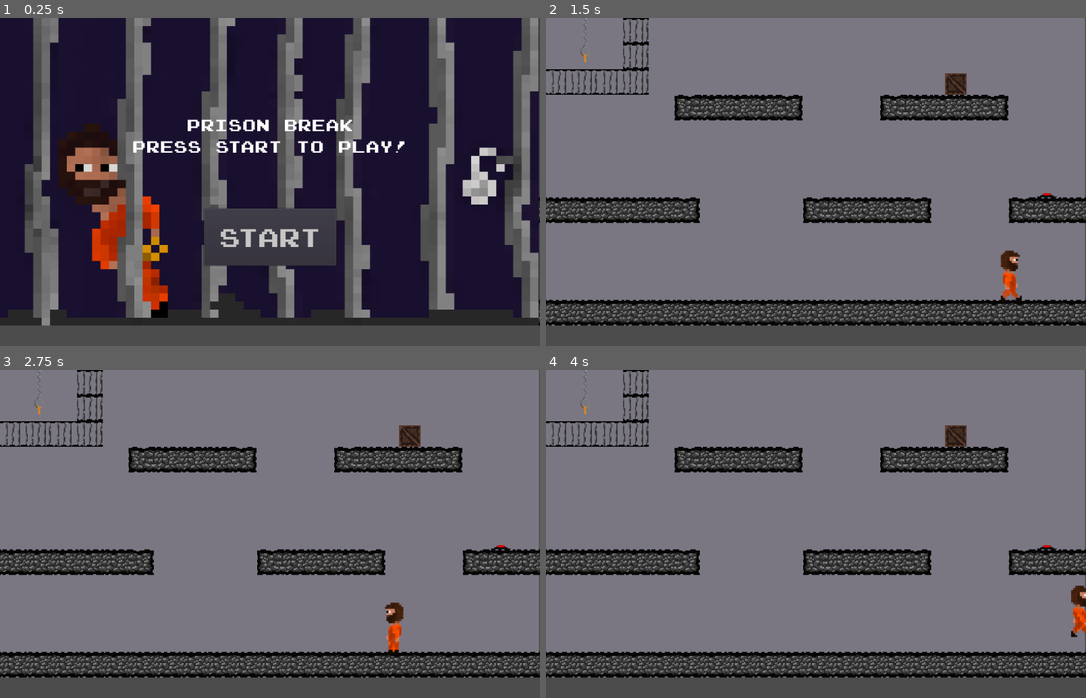
Above: before the commit, frames 1-4 (two rows, left to right).
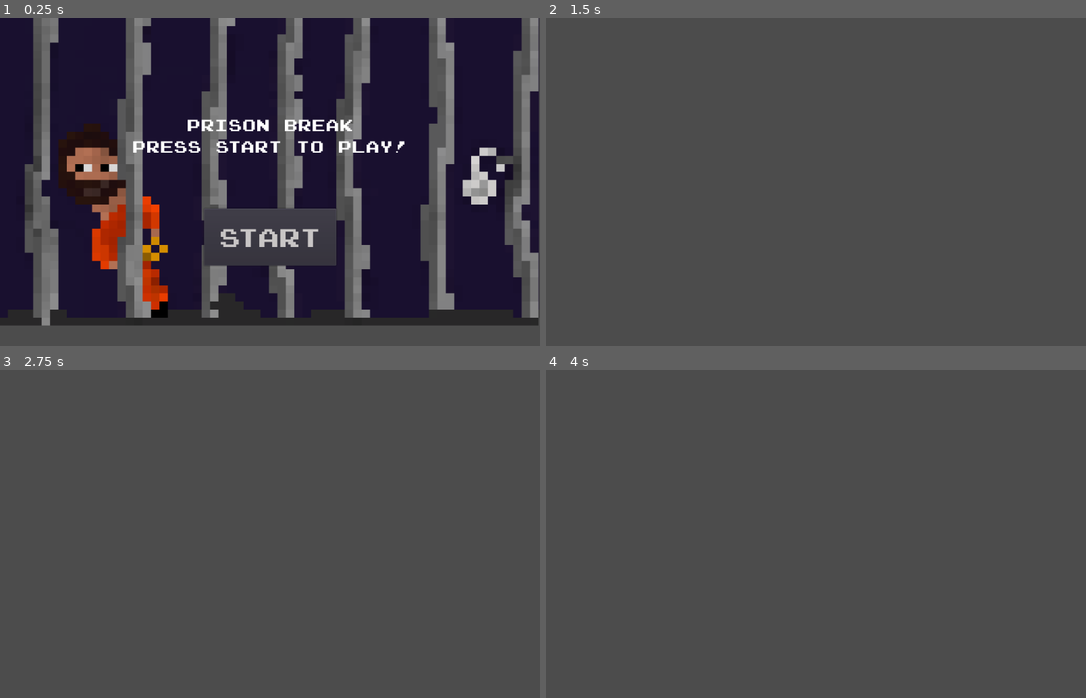
Above: after the commit, the same moments.

Repository: SanPug1/Prison-Break-Game
Game: Godot game, scene res://Everything.tscn
Two runs of this game, one before a commit and one after it. Both use one fixed random seed, a clock stepped at 60 frames per second and the inputs below. Sound files missing from this copy of the repository are replaced by a short silence.
Inputs (mouse positions are in pixels of both pictures, inside the frame that each line leads up to):
- Up to frame 1 (0.25 s): no input
- Up to frame 2 (1.5 s): click "Start" at 0.5 s; tap Enter at 1.25 s; move the mouse to (956, 83) at 1.27 s; hold Right (player_right) from 1.28 s (still down); click (956, 83) at 1.35 s
- Up to frame 3 (2.75 s): tap Z (player_jump) at 1.52, 2.27 s; move the mouse to (162, 550) at 2.02 s; release Right (player_right) at 2.03 s; hold Left (player_left) from 2.03 s (still down); click (162, 550) at 2.1 s
- Up to frame 4 (4 s): move the mouse to (870, 461) at 2.77 s; release Left (player_left) at 2.78 s; hold Right (player_right) from 2.78 s (still down); click (870, 461) at 2.85 s; move the mouse to (789, 599) at 3.52 s; click (789, 599) at 3.6 s; tap Z (player_jump) at 3.77 s

The runs differ from the first frame. In frame 1, less than 0.1% of the frame differs, in the area x 99-100%, y 54-94%; in frame 2, 88%; in frame 3, 88%; in frame 4, 88%, in the area x 0-100%, y 0-94%.

Commit message:
levels removing children
comment out whichever removechild you dont want to lose because youre working on it

Diff:
--- a/Levels/Levels.gd
+++ b/Levels/Levels.gd
@@ -1,10 +1,37 @@
 extends Node
 
+var Puzzle1
 var Puzzle2
+var Puzzle3
+var Puzzle4
+var Puzzle5
+var Puzzle6
+var Puzzle7
+var Puzzle8
+var Puzzle9
+var Puzzle10
 
 func _ready() -> void:
+	Puzzle1 = $Puzzle_1
+	remove_child($Puzzle_1)
 	Puzzle2 = $Puzzle_2
 	remove_child($Puzzle_2)
+	Puzzle3 = $Puzzle_3
+	remove_child($Puzzle_3)
+	Puzzle4 = $Puzzle_4
+	remove_child($Puzzle_4)
+	Puzzle5 = $Puzzle_5
+	remove_child($Puzzle_5)
+	Puzzle6 = $Puzzle_6
+	remove_child($Puzzle_6)
+	Puzzle7 = $Puzzle_7
+	remove_child($Puzzle_7)
+	Puzzle8 = $Puzzle_8
+	remove_child($Puzzle_8)
+	Puzzle9 = $Puzzle_9
+	remove_child($Puzzle_9)
+	Puzzle10 = $Puzzle_10
+	remove_child($Puzzle_10)
 
 func _on_Puzzle_10_next_puzzle() -> void:
 	add_child(Puzzle2)
--- a/Levels/Levels.tscn
+++ b/Levels/Levels.tscn
@@ -20,19 +20,19 @@
 
 [node name="Puzzle_2" parent="." instance=ExtResource( 9 )]
 
-[node name="Puzzle 3" parent="." instance=ExtResource( 5 )]
+[node name="Puzzle_3" parent="." instance=ExtResource( 5 )]
 
-[node name="Puzzle 4" parent="." instance=ExtResource( 7 )]
+[node name="Puzzle_4" parent="." instance=ExtResource( 7 )]
 
-[node name="Puzzle 5" parent="." instance=ExtResource( 6 )]
+[node name="Puzzle_5" parent="." instance=ExtResource( 6 )]
 
-[node name="Puzzle 6" parent="." instance=ExtResource( 8 )]
+[node name="Puzzle_6" parent="." instance=ExtResource( 8 )]
 
-[node name="Puzzle 7" parent="." instance=ExtResource( 10 )]
+[node name="Puzzle_7" parent="." instance=ExtResource( 10 )]
 
-[node name="Puzzle 8" parent="." instance=ExtResource( 2 )]
+[node name="Puzzle_8" parent="." instance=ExtResource( 2 )]
 
-[node name="Puzzle 9" parent="." instance=ExtResource( 3 )]
+[node name="Puzzle_9" parent="." instance=ExtResource( 3 )]
 
 [node name="Puzzle_10" parent="." instance=ExtResource( 4 )]
 
--- a/Levels/Puzzle 3.tscn
+++ b/Levels/Puzzle 3.tscn
@@ -1,3 +1,3 @@
 [gd_scene format=2]
 
-[node name="Puzzle 3" type="Node"]
+[node name="Puzzle_3" type="Node"]
--- a/Levels/Puzzle 4.tscn
+++ b/Levels/Puzzle 4.tscn
@@ -1,3 +1,3 @@
 [gd_scene format=2]
 
-[node name="Puzzle 4" type="Node"]
+[node name="Puzzle_4" type="Node"]
--- a/Levels/Puzzle 5.tscn
+++ b/Levels/Puzzle 5.tscn
@@ -1,3 +1,3 @@
 [gd_scene format=2]
 
-[node name="Puzzle 5" type="Node"]
+[node name="Puzzle_5" type="Node"]
--- a/Levels/Puzzle 6.tscn
+++ b/Levels/Puzzle 6.tscn
@@ -1,3 +1,3 @@
 [gd_scene format=2]
 
-[node name="Puzzle 6" type="Node"]
+[node name="Puzzle_6" type="Node"]
--- a/Levels/Puzzle 7.tscn
+++ b/Levels/Puzzle 7.tscn
@@ -1,3 +1,3 @@
 [gd_scene format=2]
 
-[node name="Puzzle 7" type="Node"]
+[node name="Puzzle_7" type="Node"]
--- a/Levels/Puzzle 8.tscn
+++ b/Levels/Puzzle 8.tscn
@@ -1,3 +1,3 @@
 [gd_scene format=2]
 
-[node name="Puzzle 8" type="Node"]
+[node name="Puzzle_8" type="Node"]
--- a/Levels/Puzzle 9.tscn
+++ b/Levels/Puzzle 9.tscn
@@ -1,3 +1,3 @@
 [gd_scene format=2]
 
-[node name="Puzzle 9" type="Node"]
+[node name="Puzzle_9" type="Node"]
